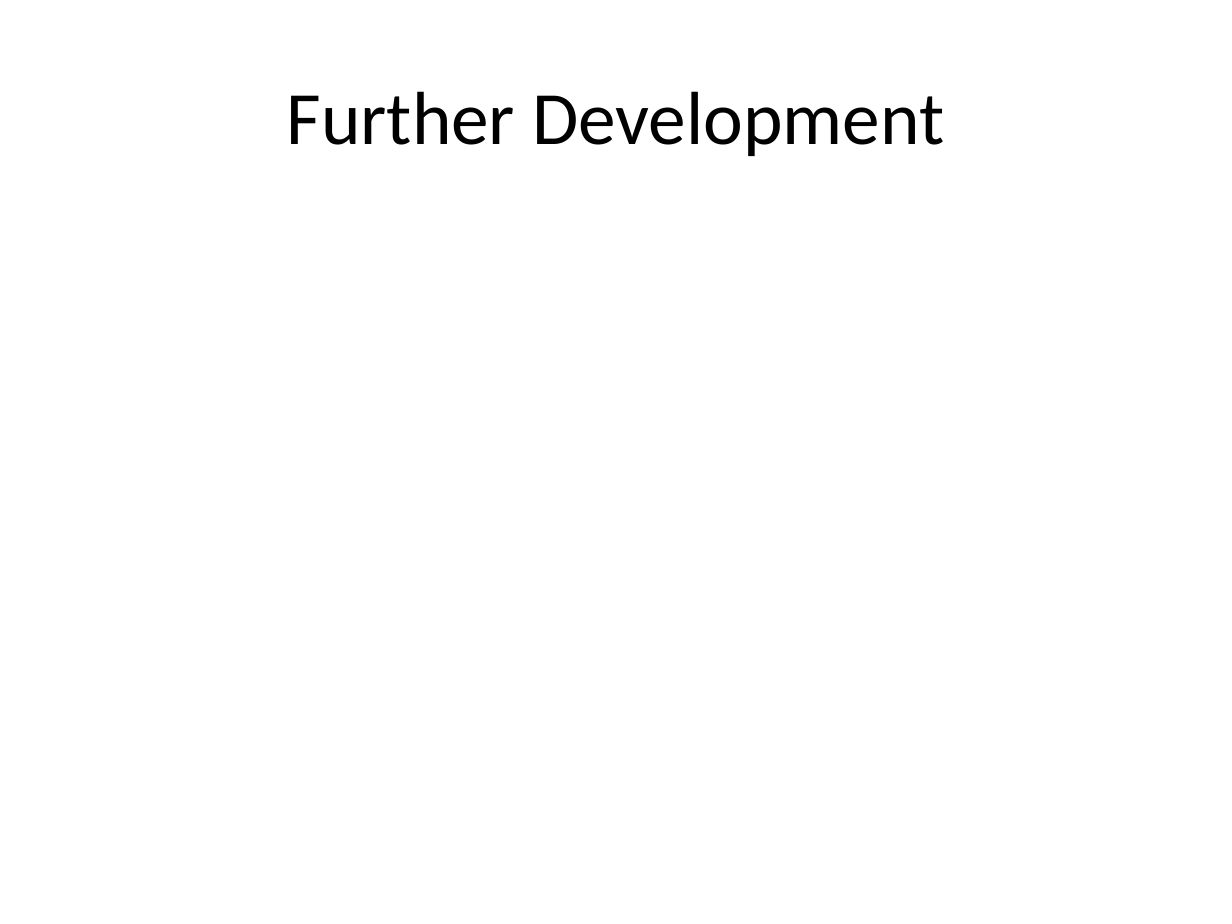
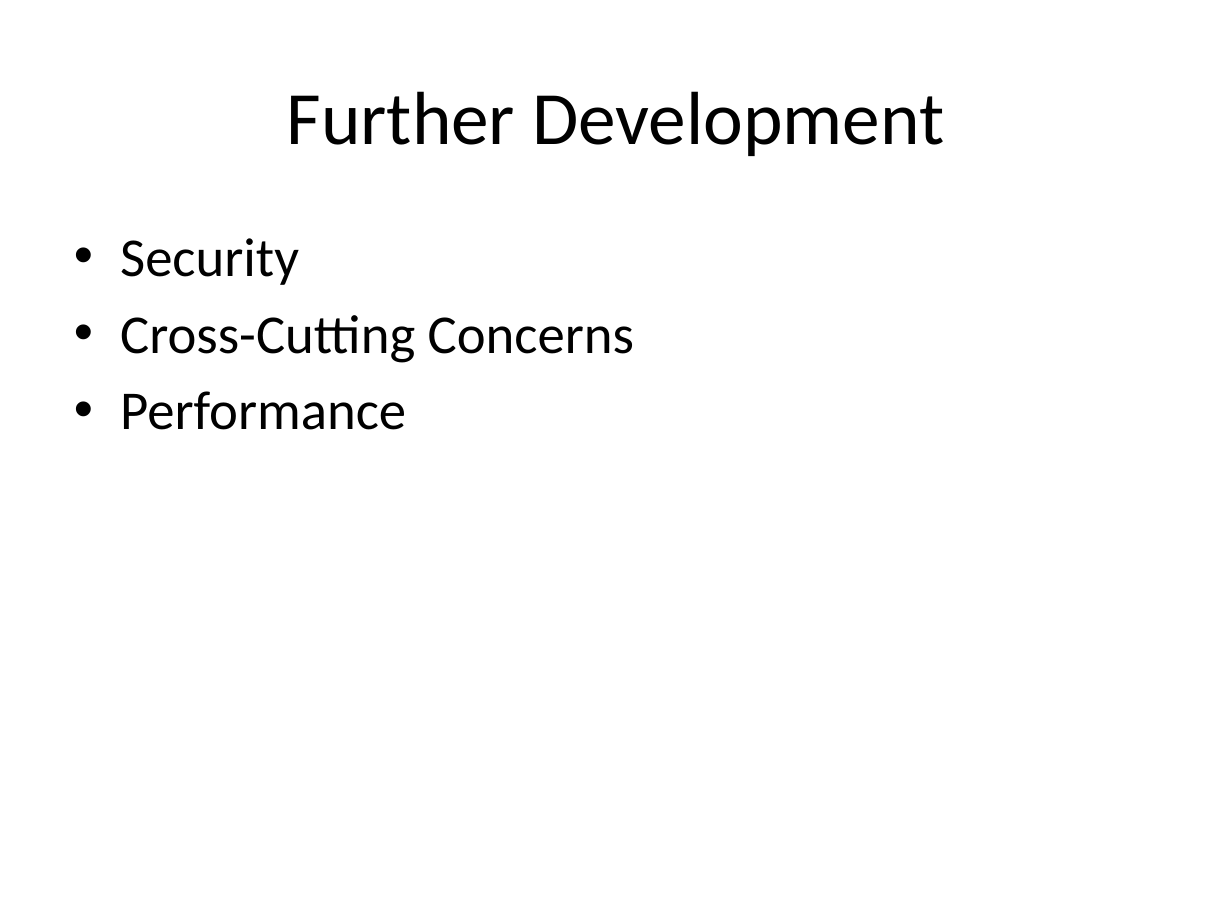
Before and after one commit to darraghb1980/EF-Group-Project, a slide deck: slide 5 of documentation/Presentation.pptx. Drawn at 1232x924 pixels with LibreOffice and Linux fonts; fonts in the diff are those of the drawing. Boxes give left, top, right and bottom in pixels: in the first picture for what was removed or moved away, otherwise in the second. Text is boxed around its words. In the diff, an @@ line names an element or a change of style, - is before the commit and + after.

```diff
--- a/documentation/Presentation.pptx
+++ b/documentation/Presentation.pptx
@@ text added at (120,238,634,430), 32 pt, text #000000 @@
+• Security
+• Cross-Cutting Concerns
+• Performance
```
Also in this commit, not shown: 2 other slides changed, 1 slide added, 1 slide removed, 1 other file.
